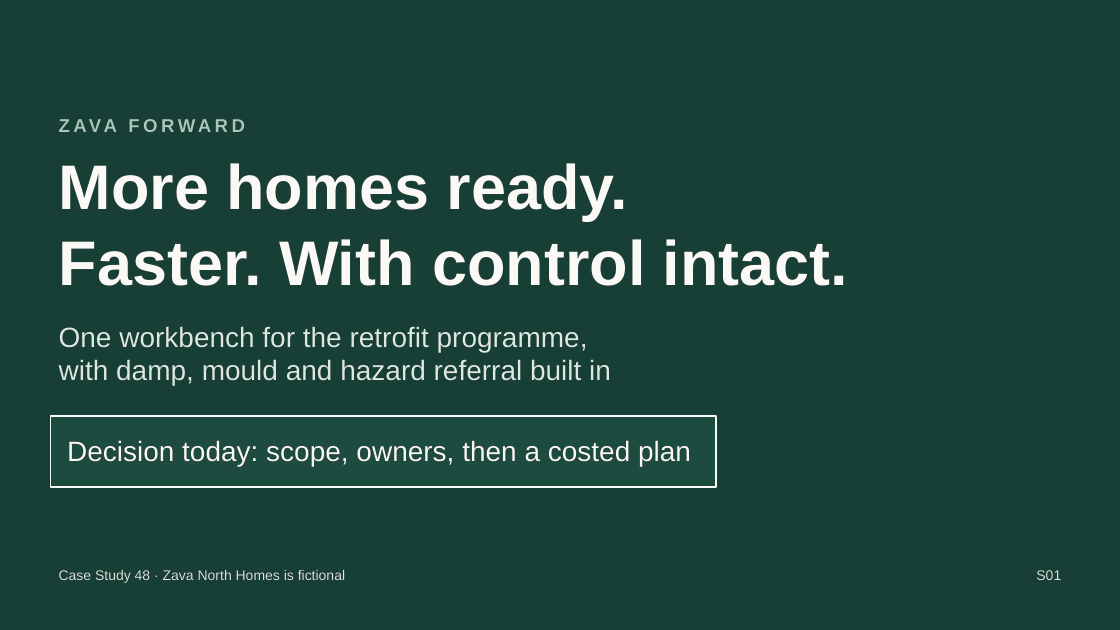
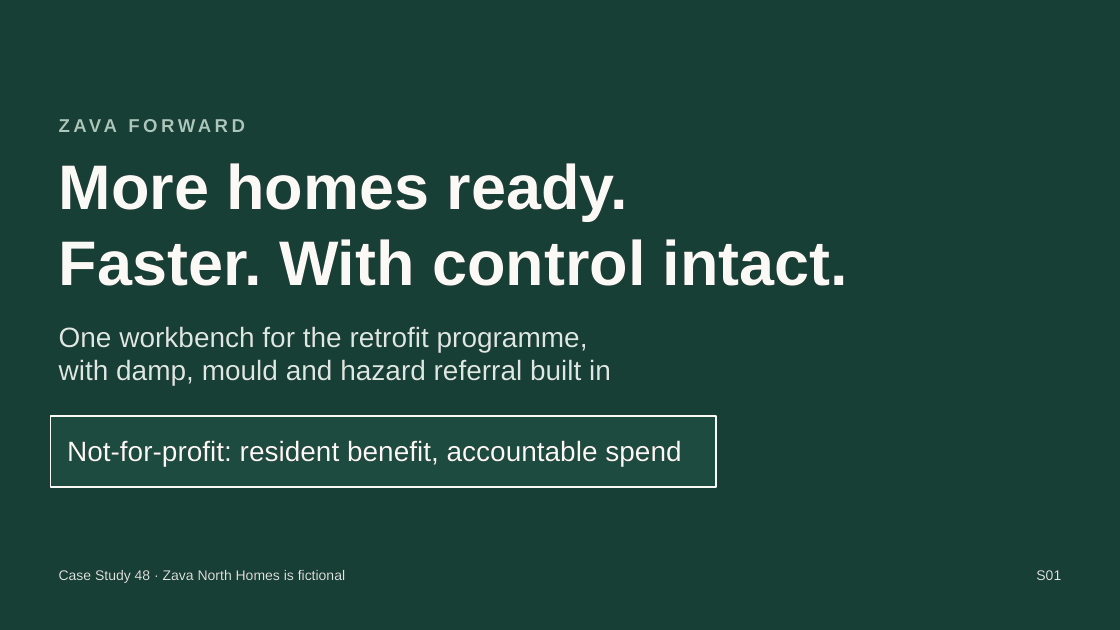
Before and after one commit to jmservera/ama, a slide deck: slide 1 of docs/capstone/deck/zava-forward-cowork-v2-draft.pptx. Drawn at 1120x630 pixels with LibreOffice and Linux fonts; fonts in the diff are those of the drawing; background and template pictures are left out. Boxes give left, top, right and bottom in pixels: in the first picture for what was removed or moved away, otherwise in the second. Text is boxed around its words. In the diff, an @@ line names an element or a change of style, - is before the commit and + after.

```diff
--- a/docs/capstone/deck/zava-forward-cowork-v2-draft.pptx
+++ b/docs/capstone/deck/zava-forward-cowork-v2-draft.pptx
@@ text at (x1=67, y1=440, x2=681, y2=467): text changed @@
-Decision today: scope, owners, then a costed plan
+Not-for-profit: resident benefit, accountable spend
```
Also in this commit, not shown: 17 other slides changed, 2 slides added, 2 slides removed, 55 other files.
